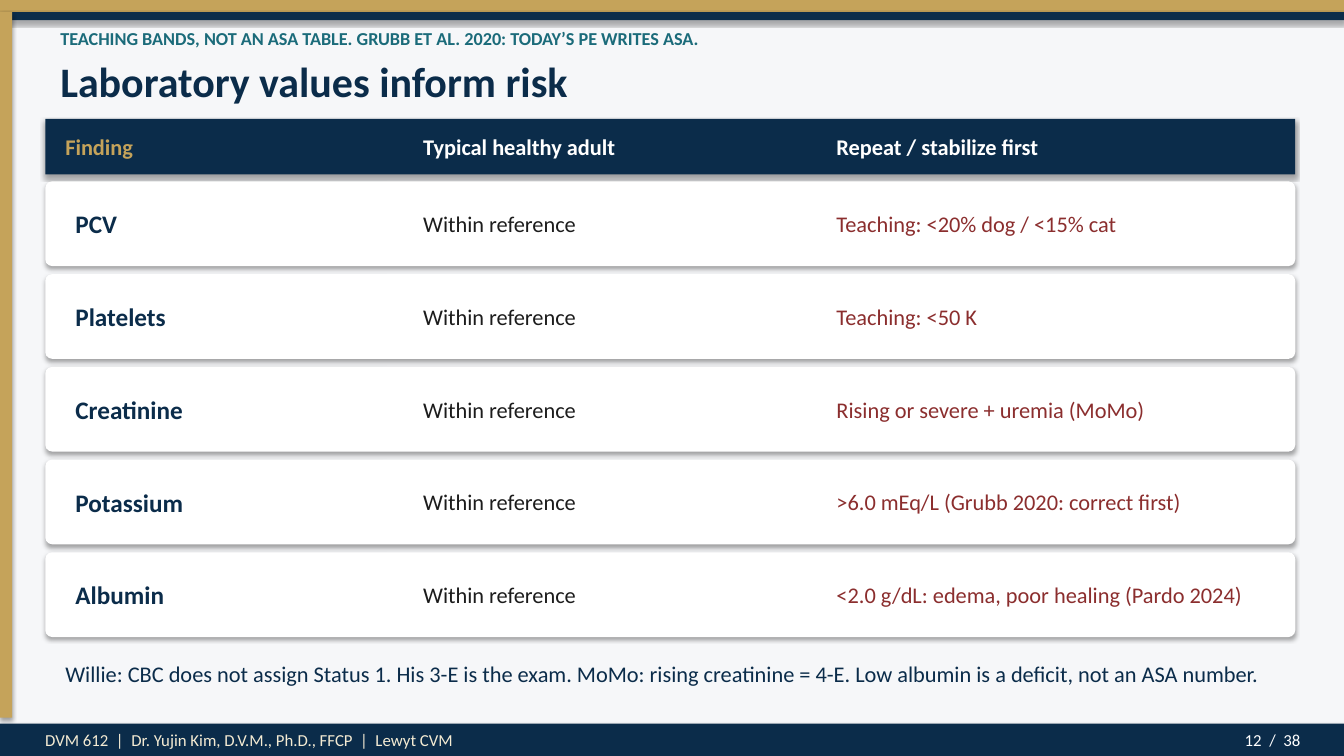
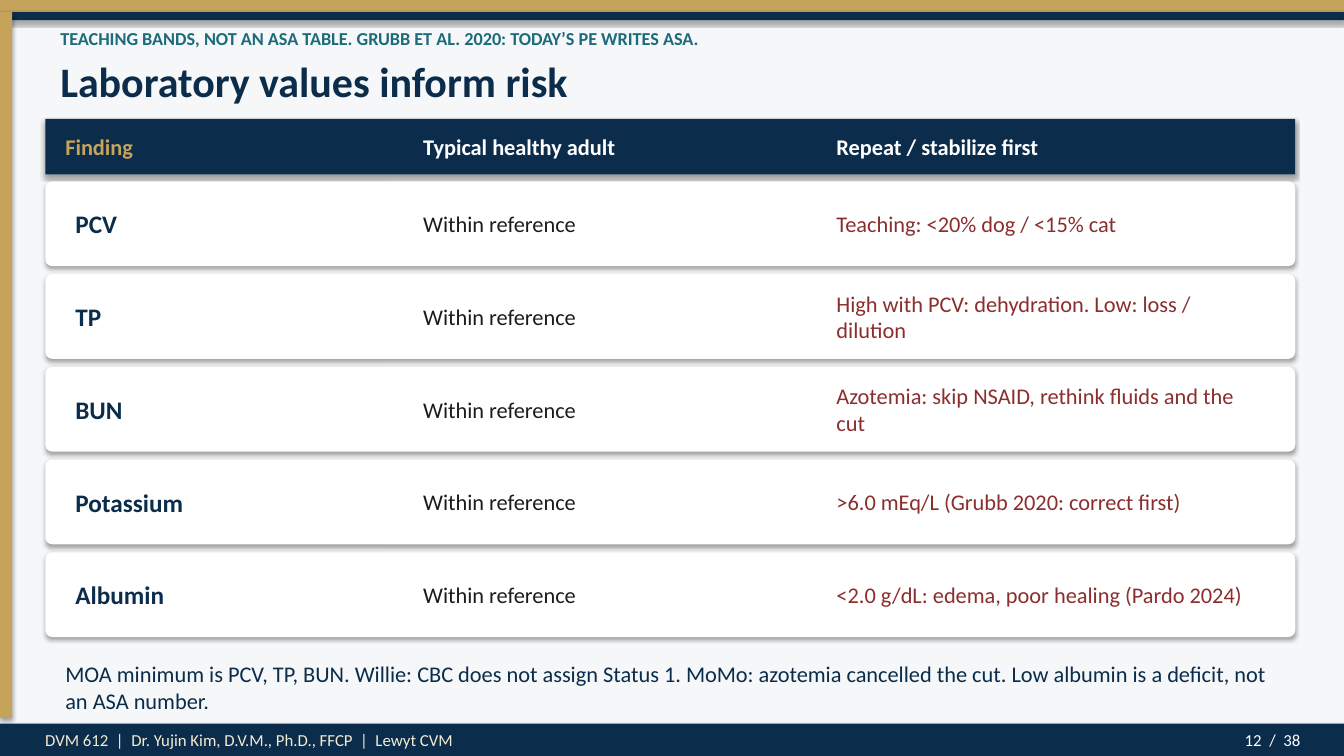
Before and after one commit to drkimvet/happycare, a slide deck: slide 12 of lectures/DVM-612_Week4_Preop_PatientPrep_Postop.pptx. Drawn at 1344x756 pixels with LibreOffice and Linux fonts; fonts in the diff are those of the drawing. Boxes give left, top, right and bottom in pixels: in the first picture for what was removed or moved away, otherwise in the second. Text is boxed around its words. In the diff, an @@ line names an element or a change of style, - is before the commit and + after.

```diff
--- a/lectures/DVM-612_Week4_Preop_PatientPrep_Postop.pptx
+++ b/lectures/DVM-612_Week4_Preop_PatientPrep_Postop.pptx
@@ text at (x1=836, y1=296, x2=1177, y2=338): text changed @@
-Teaching: <50 K
+High with PCV: dehydration. Low: loss / dilution
@@ text at (x1=75, y1=309, x2=101, y2=326): text changed @@
-Platelets
+TP
@@ text at (x1=836, y1=388, x2=1233, y2=431): text changed @@
-Rising or severe + uremia (MoMo)
+Azotemia: skip NSAID, rethink fluids and the cut
@@ text at (x1=75, y1=402, x2=122, y2=420): text changed @@
-Creatinine
+BUN
@@ text at (x1=65, y1=666, x2=1265, y2=709): text changed @@
-Willie: CBC does not assign Status 1. His 3-E is the exam. MoMo: rising creatinine = 4-E. Low albumin is a deficit, not an ASA number.
+MOA minimum is PCV, TP, BUN. Willie: CBC does not assign Status 1. MoMo: azotemia cancelled the cut. Low albumin is a deficit, not an ASA number.
```
Also in this commit, not shown: 1 other slide changed, 1 slide added, 1 slide removed, 2 other files.
